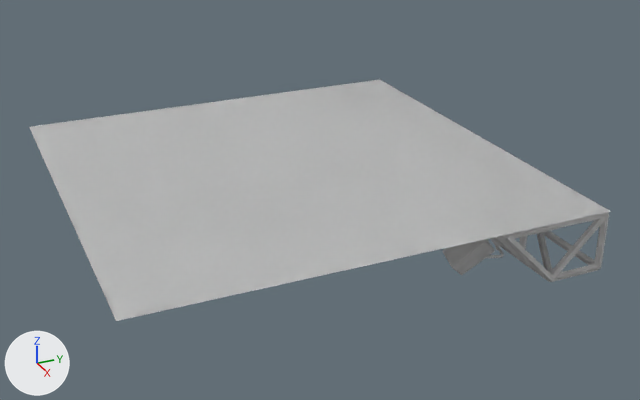
One commit to the OBJ model src/assets/scenes/Mlle-k/mademoisellek_mur.obj: the scene before it, then after it.
Both versions are drawn from a 50 mm camera at (868.0, -65.0, 382.0) aimed at (15.0, 319.0, -44.0). The lights are fixed; the arrows at lower left show +X, +Y and +Z. Where no turn or scale is listed for an object, it has been applied to the vertices. Vertices at the same position are counted once.

In view in the first picture: 'Cube.1_5', 'Cube_8', 'Mur_1', 'Structure.1_1'.
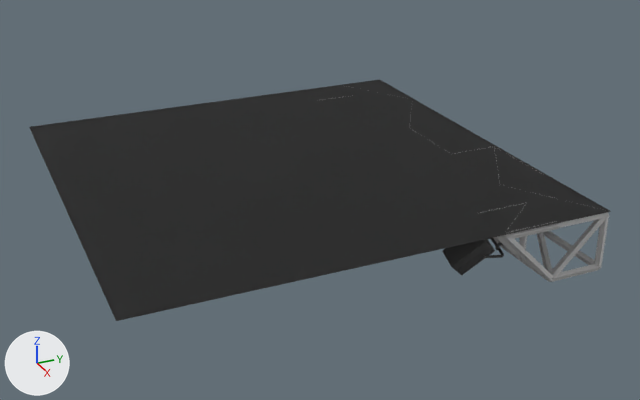
What the commit changed:
Material 'gris_fonce' (mat_gris_fonce) changes colour from white #e7e7e7 to grey #7c7c7c; in linear values from (0.8, 0.8, 0.8) to (0.2, 0.2, 0.2).
In material 'gris_fonce' (mat_gris_fonce), roughness goes from 1.0 to 0.776.
In material 'gris_fonce' (mat_gris_fonce), metallic goes from 0.0 to 1.0.
Material 'metal_fonce' (mat_metal_fonce) changes colour from white #e7e7e7 to grey #8c8c8c; in linear values from (0.8, 0.8, 0.8) to (0.264, 0.264, 0.264).
In material 'metal_fonce' (mat_metal_fonce), roughness goes from 1.0 to 0.776.
In material 'metal_fonce' (mat_metal_fonce), metallic goes from 0.0 to 1.0.
Material 'gris_clair' (mat_gris_clair) changes colour from white #e7e7e7 to grey #9b9b9b; in linear values from (0.8, 0.8, 0.8) to (0.33, 0.33, 0.33).
In material 'gris_clair' (mat_gris_clair), roughness goes from 1.0 to 0.776.
In material 'gris_clair' (mat_gris_clair), metallic goes from 0.0 to 1.0.
Material 'noir' (mat_noir) changes colour from white #e7e7e7 to dark grey #595959; in linear values from (0.8, 0.8, 0.8) to (0.1, 0.1, 0.1).
In material 'noir' (mat_noir), roughness goes from 1.0 to 0.776.
In material 'noir' (mat_noir), metallic goes from 0.0 to 1.0.
Material 'metal_clair' (mat_metal_clair) changes colour from white #e7e7e7 to light grey #d3d3d3; in linear values from (0.8, 0.8, 0.8) to (0.65, 0.65, 0.65).
In material 'metal_clair' (mat_metal_clair), roughness goes from 1.0 to 0.776.
In material 'metal_clair' (mat_metal_clair), metallic goes from 0.0 to 1.0.
me_cube_1_1 has 24 vertices, 17 faces and spans x 152.6..180.7, y 433.6..463.5, z -70.6..-52.8.
me_cube_1_1 is used by ob_cube_1_1; location (0.0, 0.0, 0.0).
me_cube_1_1 part 1: edges marked sharp go from 0 to 20.
me_cube_1_5 has 24 vertices, 17 faces and spans x 152.6..180.7, y 433.6..463.5, z -70.6..-52.8.
me_cube_1_5 is used by ob_cube_1_5; location (0.0, 0.0, 0.0).
me_cube_1_5 part 2: edges marked sharp go from 0 to 20.
me_cube_6 has 220 vertices, 230 faces and spans x 145.4..184.9, y 400.9..450.4, z -88.3..-35.7.
me_cube_6 is used by ob_cube_6; location (0.0, 0.0, 0.0).
me_cube_6 part 3: edges marked sharp go from 0 to 236.
me_cube_8 has 220 vertices, 230 faces and spans x 145.4..184.9, y 400.9..450.4, z -88.3..-35.7.
me_cube_8 is used by ob_cube_8; location (0.0, 0.0, 0.0).
me_cube_8 part 4: edges marked sharp go from 0 to 236.
me_mur has 4 vertices, 1 face and spans x -250.0..250.0, y 35.0..535.0, z 0.0.
me_mur is used by ob_mur; location (0.0, 0.0, 0.0).
me_mur part 5: all faces are now shaded smooth (1 of 1 changed).
me_mur_1 has 4 vertices, 1 face and spans x -250.0..250.0, y 35.0..535.0, z 0.0.
me_mur_1 is used by ob_mur_1; location (0.0, 0.0, 0.0).
me_mur_1 part 6: all faces are now shaded smooth (1 of 1 changed).
me_structure_1_1 has 1168 vertices, 971 faces and spans x -250.0..250.0, y 407.0..535.0, z -68.0..0.0.
me_structure_1_1 is used by ob_structure_1_1; location (0.0, 0.0, 0.0).
me_structure_1_1 part 7: edges marked sharp go from 0 to 1355.

Location of each change, (x1, y1, x2, y2) in pixels of the pictures (640 x 400 px):
'Mur', recoloured, surface changed, shading changed
    both: (29, 80, 611, 321)
'Mur_1', recoloured, surface changed, shading changed
    both: (29, 80, 611, 321)
'Cube_8', recoloured, surface changed, shading changed
    both: (442, 239, 495, 275)
'Cube_6', recoloured, surface changed, shading changed
    both: (442, 239, 495, 275)
'Cube.1_1', recoloured, surface changed, shading changed
    both: (482, 238, 504, 258)
'Cube.1_5', recoloured, surface changed, shading changed
    both: (482, 238, 504, 258)
'Cube.2_5', recoloured, surface changed
    both: (495, 243, 503, 250)
part 1 of me_cube_1_1, shading changed
    after: (482, 238, 504, 258)
part 2 of me_cube_1_5, shading changed
    before: (482, 238, 504, 258)
part 3 of me_cube_6, shading changed
    after: (442, 239, 495, 275)
part 4 of me_cube_8, shading changed
    before: (442, 239, 495, 275)
part 5 of me_mur, shading changed
    after: (29, 80, 611, 321)
part 6 of me_mur_1, shading changed
    before: (29, 80, 611, 321)
part 7 of me_structure_1_1, shading changed
    both: (324, 95, 609, 282)
